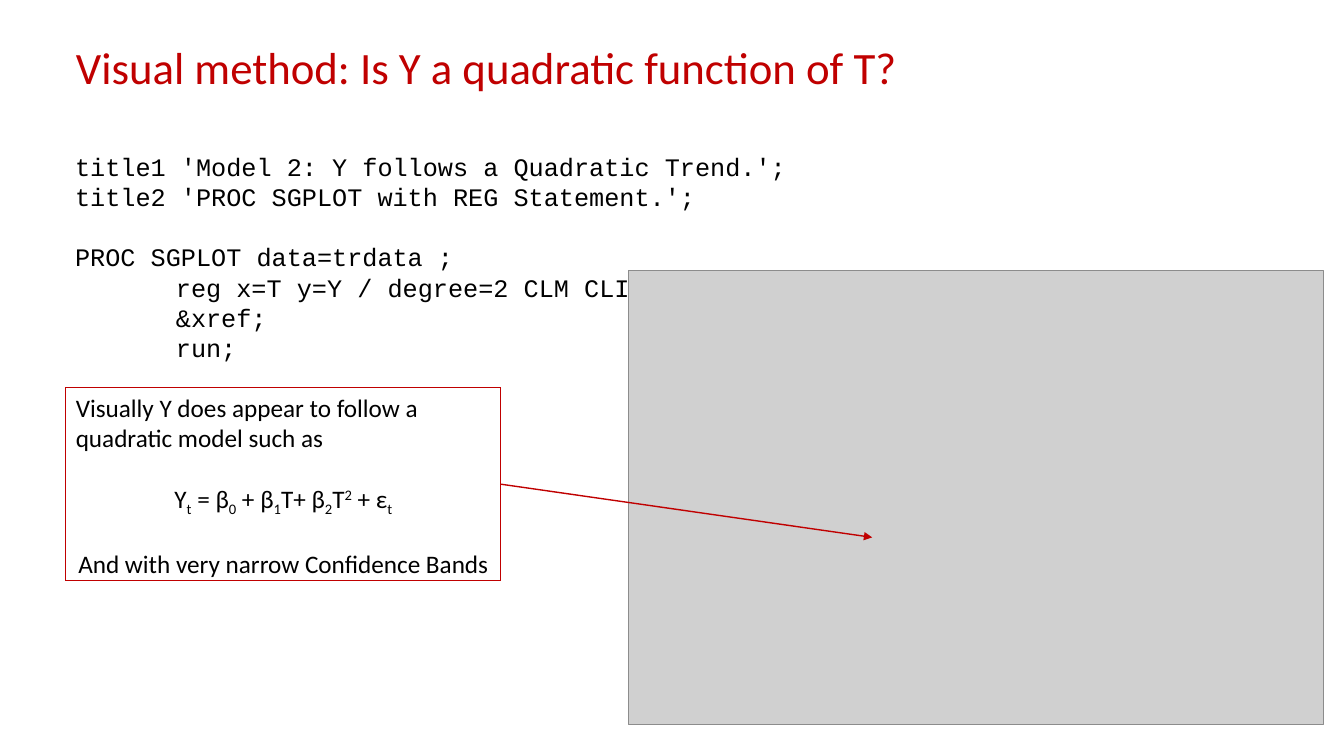
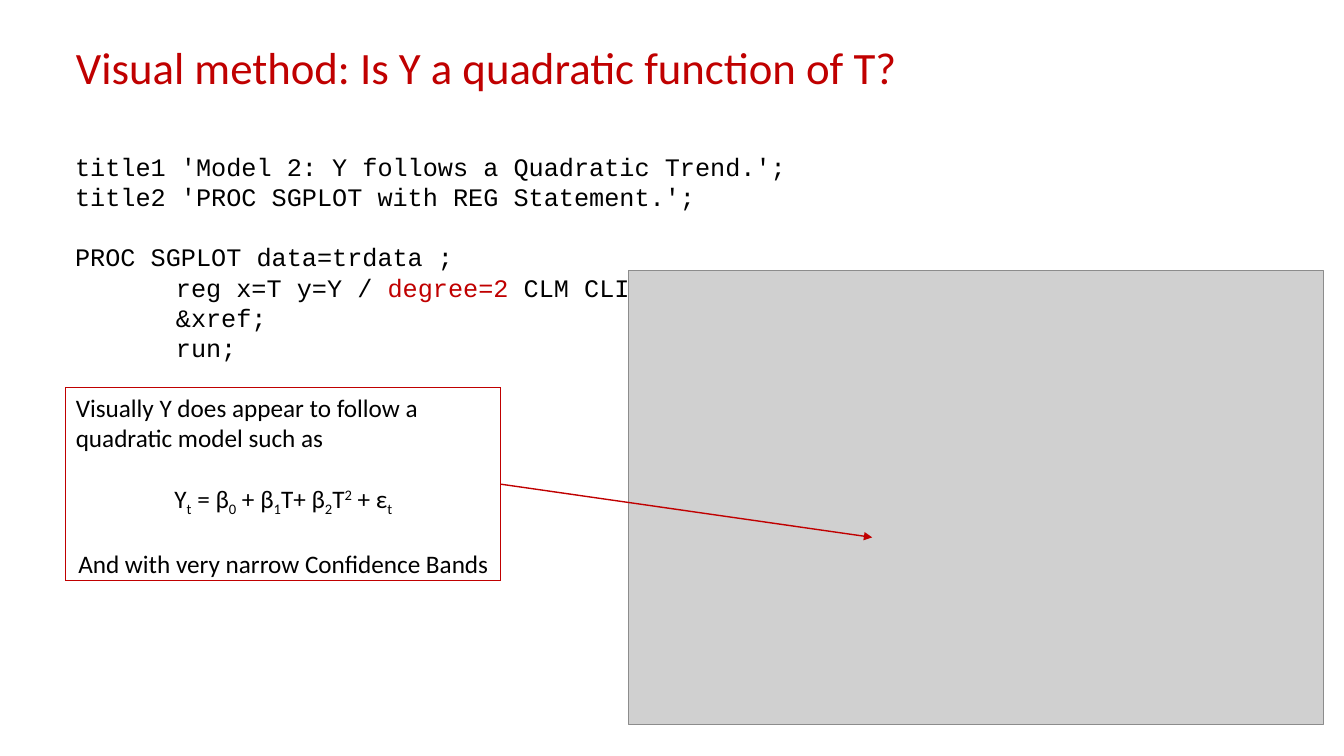
Before and after one commit to campnmug/Model_selection_and_inference, a slide deck: slide 7 of SCSUG 2019 Presentation deck - Do you know when your data is lying to you- Regression HOW.pptx (slide 6 before the commit). Drawn at 1344x756 pixels with LibreOffice and Linux fonts; fonts in the diff are those of the drawing; grey boxes stand for pictures. Boxes give left, top, right and bottom in pixels: in the first picture for what was removed or moved away, otherwise in the second. Text is boxed around its words. In the diff, an @@ line names an element or a change of style, - is before the commit and + after.

```diff
--- a/SCSUG 2019 Presentation deck - Do you know when your data is lying to you- Regression HOW.pptx
+++ b/SCSUG 2019 Presentation deck - Do you know when your data is lying to you- Regression HOW.pptx
@@ text at (176, 278, 644, 305): text colour #000000 to #C00000 in "degree=2" @@
```
Also in this commit, not shown: 13 other slides changed, 3 slides added, 1 slide removed.
